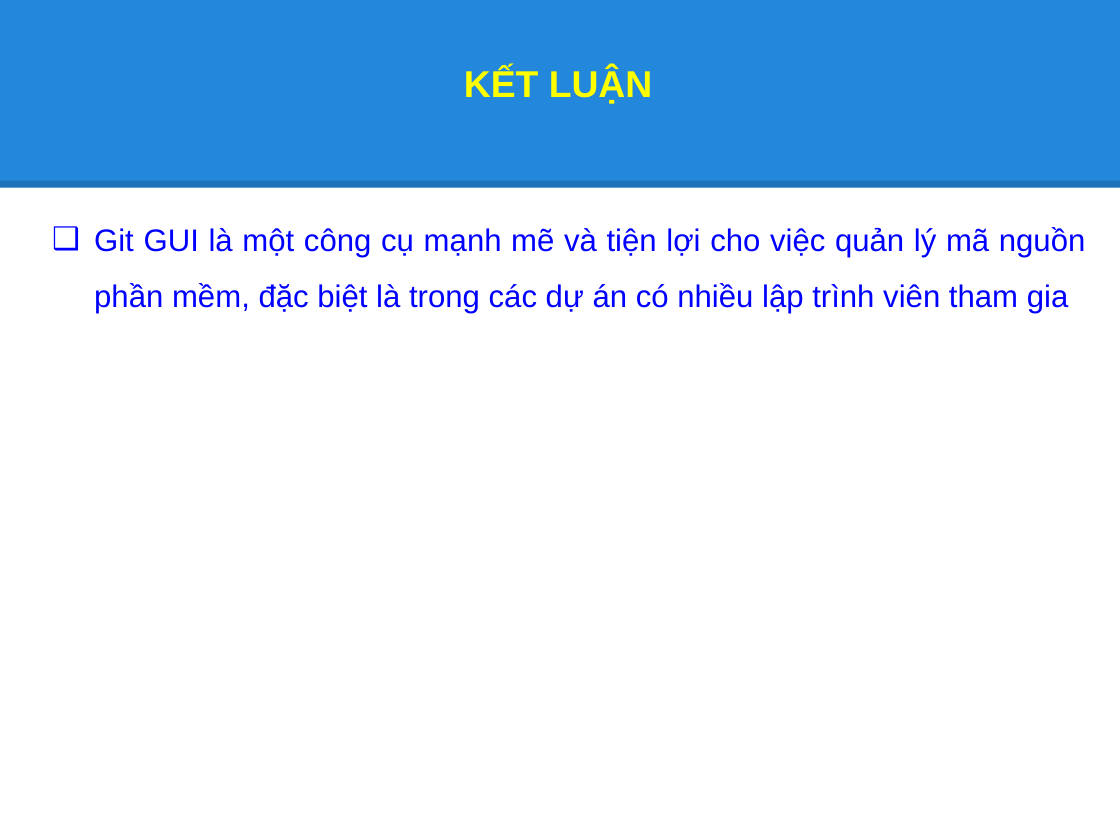
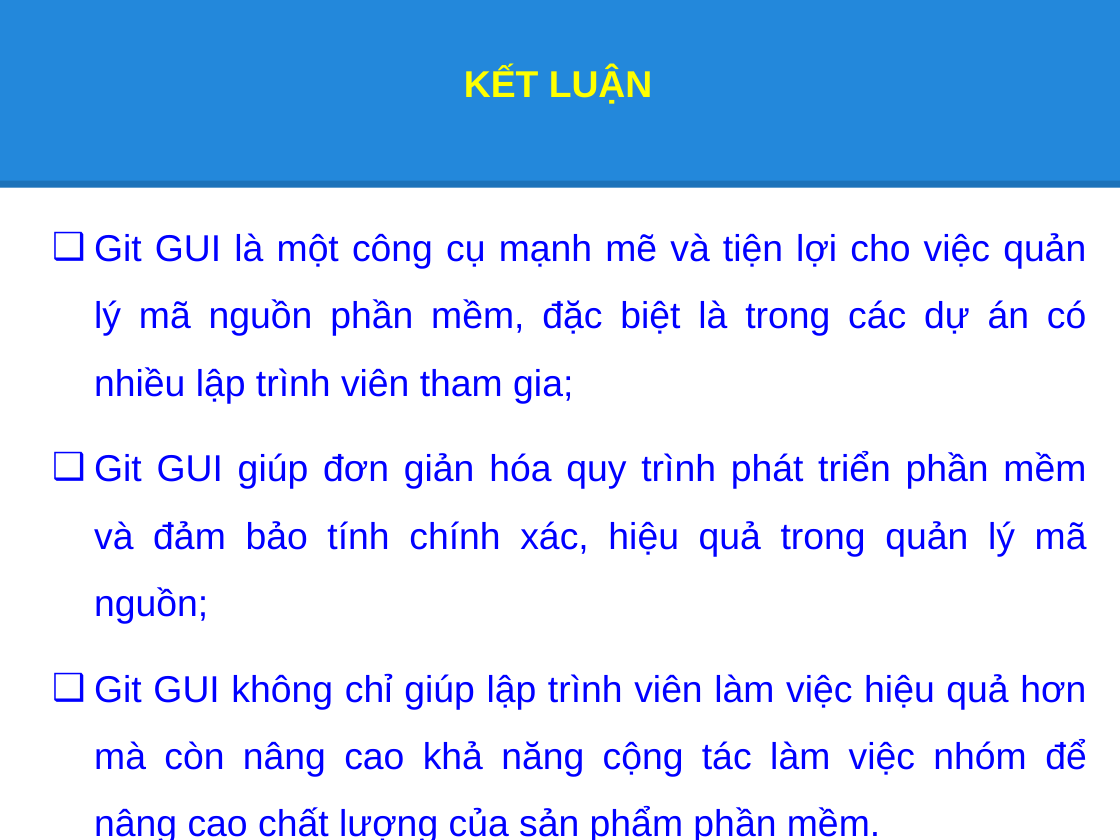
Before and after one commit to phanthanhtoanptit/test, a slide deck: slide 22 of 22-09-2024 -BCCD Git GUI.pptx. Drawn at 1120x840 pixels with LibreOffice and Linux fonts; fonts in the diff are those of the drawing. Boxes give left, top, right and bottom in pixels: in the first picture for what was removed or moved away, otherwise in the second. Text is boxed around its words. In the diff, an @@ line names an element or a change of style, - is before the commit and + after.

Commit message:
8h44 23-09 commit

```diff
--- a/22-09-2024 -BCCD Git GUI.pptx
+++ b/22-09-2024 -BCCD Git GUI.pptx
@@ text at [94, 233, 1087, 840]: text changed; size 20 to 24 pt @@
-❑ Git GUI là một công cụ mạnh mẽ và tiện lợi cho việc quản lý mã nguồn phần mềm, đặc biệt là trong các dự án có nhiều lập trình viên tham gia
+❑ Git GUI là một công cụ mạnh mẽ và tiện lợi cho việc quản lý mã nguồn phần mềm, đặc biệt là trong các dự án có nhiều lập trình viên tham gia;
+❑ Git GUI giúp đơn giản hóa quy trình phát triển phần mềm và đảm bảo tính chính xác, hiệu quả trong quản lý mã nguồn;
+❑ Git GUI không chỉ giúp lập trình viên làm việc hiệu quả hơn mà còn nâng cao khả năng cộng tác làm việc nhóm để nâng cao chất lượng của sản phẩm phần mềm.
```
Also in this commit, not shown: 1 other slide changed.
